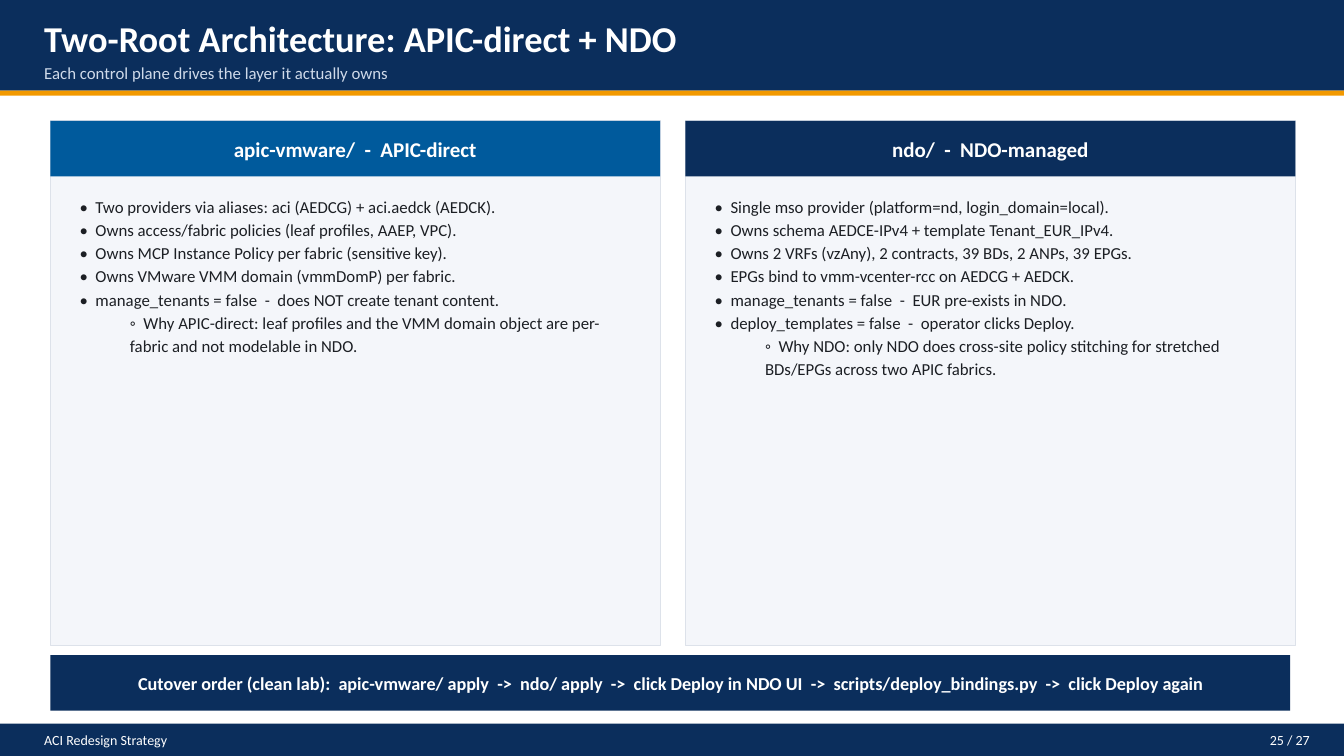
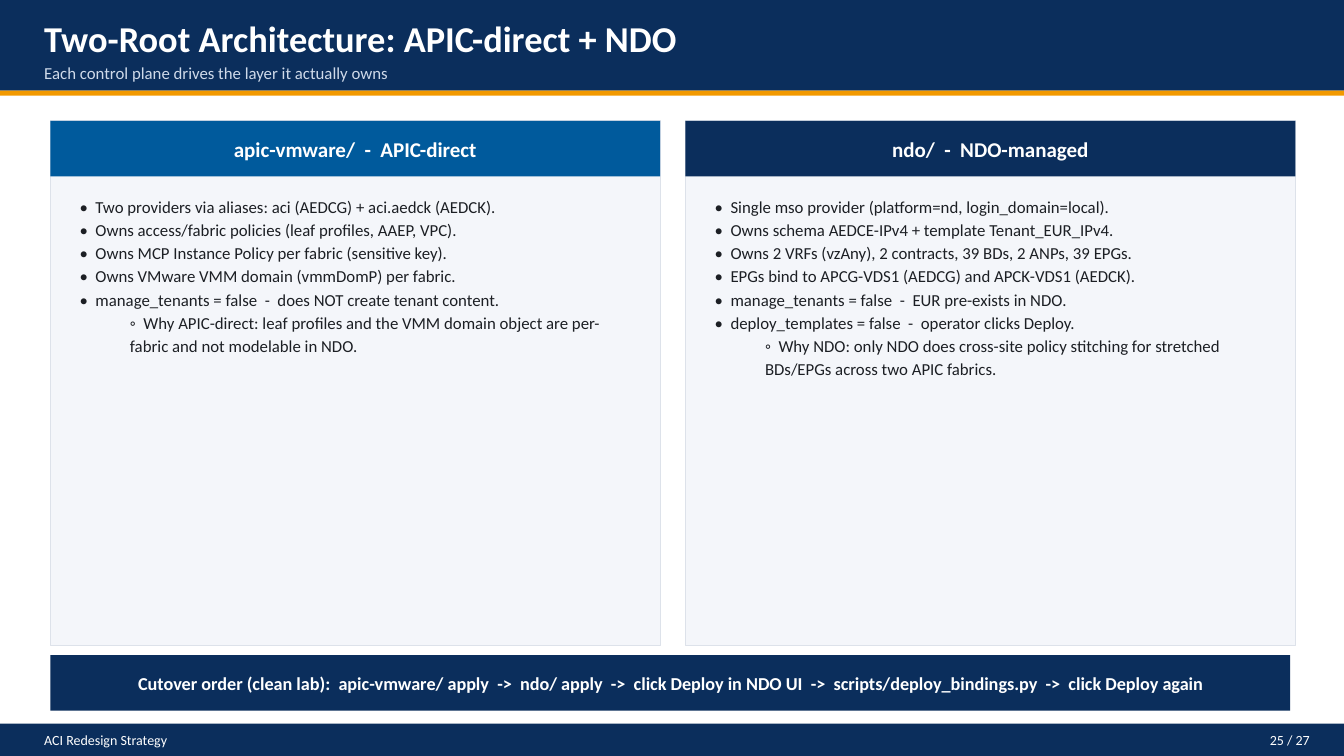
Before and after one commit to johngbarberctr/terraform_redesign_esg, a slide deck: slide 25 of aci-redesign/ACI_Redesign_Strategy.pptx. Drawn at 1344x756 pixels with LibreOffice and Linux fonts; fonts in the diff are those of the drawing. Boxes give left, top, right and bottom in pixels: in the first picture for what was removed or moved away, otherwise in the second. Text is boxed around its words. In the diff, an @@ line names an element or a change of style, - is before the commit and + after.

```diff
--- a/aci-redesign/ACI_Redesign_Strategy.pptx
+++ b/aci-redesign/ACI_Redesign_Strategy.pptx
@@ text at (x1=731, y1=270, x2=1135, y2=284): text changed @@
-• EPGs bind to vmm-vcenter-rcc on AEDCG + AEDCK.
+• EPGs bind to APCG-VDS1 (AEDCG) and APCK-VDS1 (AEDCK).
```
Also in this commit, not shown: 7 other slides changed, 3 other files.
